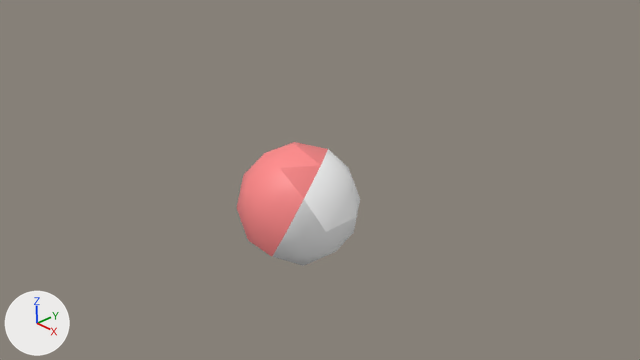
A saved change to the Blender file test/sikuli/tests/unit/import-export/03_ico_sphere_2_materials.sikuli/3_Ico_Sphere_2_Materials.blend.
Rendered twice from the file's camera 'Camera'. The lights are fixed; the arrows at lower left show +X, +Y and +Z.
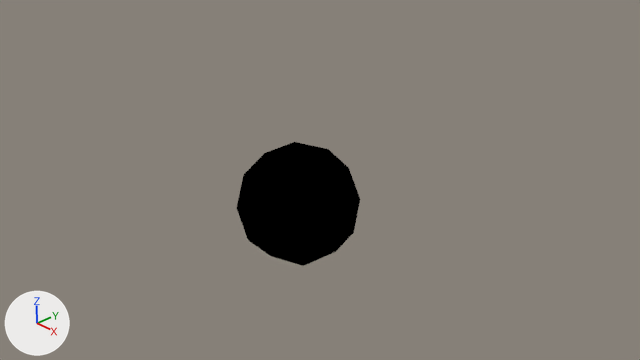
Scene script edits in JSON lines:
```json
{"op": "add", "block": "img_small_starblock_pavement", "code": ["img_small_starblock_pavement = load_image('small_starblock_pavement', '../../../../../../data/sample_base/material/road/small_starblock_pavement.tga', 256, 256, 'sRGB')"]}
{"op": "add", "block": "img_generic_reflection_cubemap", "code": ["img_generic_reflection_cubemap = load_image('generic_reflection_cubemap', '_unpacked/generic_reflection.tobj', 1024, 512, 'sRGB')"]}
{"op": "add", "block": "ng_scs_ng_lightingevaluator", "code": ["ng_scs_ng_lightingevaluator = bpy.data.node_groups.new('.SCS_NG_LightingEvaluator', 'ShaderNodeTree')", "# nodes: CombineXYZ, Math, Mix, RGB, VectorMath, VectorTransform", "# colours: grey #969696, white #f4f4f4, grey #bdbdbd, black #000000"]}
{"op": "add", "block": "ng_scs_ng_addenvgroup", "code": ["ng_scs_ng_addenvgroup = bpy.data.node_groups.new('.SCS_NG_AddEnvGroup', 'ShaderNodeTree')", "# nodes: Group, Mix, Value, VectorMath"]}
{"op": "add", "block": "ng_scs_ng_fresnelschlickgroup", "code": ["ng_scs_ng_fresnelschlickgroup = bpy.data.node_groups.new('.SCS_NG_FresnelSchlickGroup', 'ShaderNodeTree')", "# nodes: Math, VectorMath"]}
{"op": "add", "block": "ng_scs_ng_fresnellegacygroup", "code": ["ng_scs_ng_fresnellegacygroup = bpy.data.node_groups.new('.SCS_NG_FresnelLegacyGroup', 'ShaderNodeTree')", "# nodes: Math, VectorMath"]}
{"op": "add", "block": "ng_scs_ng_reflectionnormalgroup", "code": ["ng_scs_ng_reflectionnormalgroup = bpy.data.node_groups.new('.SCS_NG_ReflectionNormalGroup', 'ShaderNodeTree')", "# nodes: Math, VectorMath"]}
{"op": "add", "block": "ng_scs_ng_composelighting", "code": ["ng_scs_ng_composelighting = bpy.data.node_groups.new('.SCS_NG_ComposeLighting', 'ShaderNodeTree')", "# nodes: EeveeSpecular, Math, RGB, VectorMath", "# colours: grey #969696, black #000000"]}
{"op": "add", "block": "ng_scs_ng_alpharemapgroup", "code": ["ng_scs_ng_alpharemapgroup = bpy.data.node_groups.new('.SCS_NG_AlphaRemapGroup', 'ShaderNodeTree')", "# nodes: Math"]}
{"op": "add", "block": "ng_scs_ng_vcolorgroup", "code": ["ng_scs_ng_vcolorgroup = bpy.data.node_groups.new('.SCS_NG_VColorGroup', 'ShaderNodeTree')", "# nodes: CombineColor, Group, Math, RGBToBW, SeparateColor, VertexColor"]}
{"op": "add", "block": "ng_scs_ng_lineartosrgb", "code": ["ng_scs_ng_lineartosrgb = bpy.data.node_groups.new('.SCS_NG_LinearToSRGB', 'ShaderNodeTree')", "# nodes: Math"]}
{"block": "mat_material_dif", "change": "nodes: BsdfPrincipled, OutputMaterial"}
{"block": "mat_material_dif", "change": "colours: pink #ff8989"}
{"block": "mat_material_dif", "change": "nodes: Group x4, Math, NewGeometry, OutputMaterial, RGB x2, TexImage, UVMap, VectorMath x4"}
{"block": "mat_material_dif", "change": "colours: red #cd3030, black #000000"}
{"block": "mat_material_dif", "change": "uses the picture img_small_starblock_pavement"}
{"block": "mat_material_spec_env", "change": "nodes: BsdfPrincipled, OutputMaterial"}
{"block": "mat_material_spec_env", "change": "colours: white #ffffff"}
{"block": "mat_material_spec_env", "change": "nodes: Group x6, Math, NewGeometry, OutputMaterial, RGB x3, TexEnvironment, TexImage, UVMap, VectorMath x4"}
{"block": "mat_material_spec_env", "change": "colours: light grey #cdcdcd, blue #0000ff, grey #818181, white #ffffff"}
{"block": "mat_material_spec_env", "change": "uses the picture img_generic_reflection_cubemap"}
{"block": "mat_material_spec_env", "change": "uses the picture img_small_starblock_pavement"}
```

Pixel boxes (x1, y1, x2, y2) of what changed, in the pictures (640 x 360 px):
```json
{"object": "Icosphere", "change": "surface changed", "before": [237, 142, 360, 266], "after": [237, 142, 360, 266]}
```
